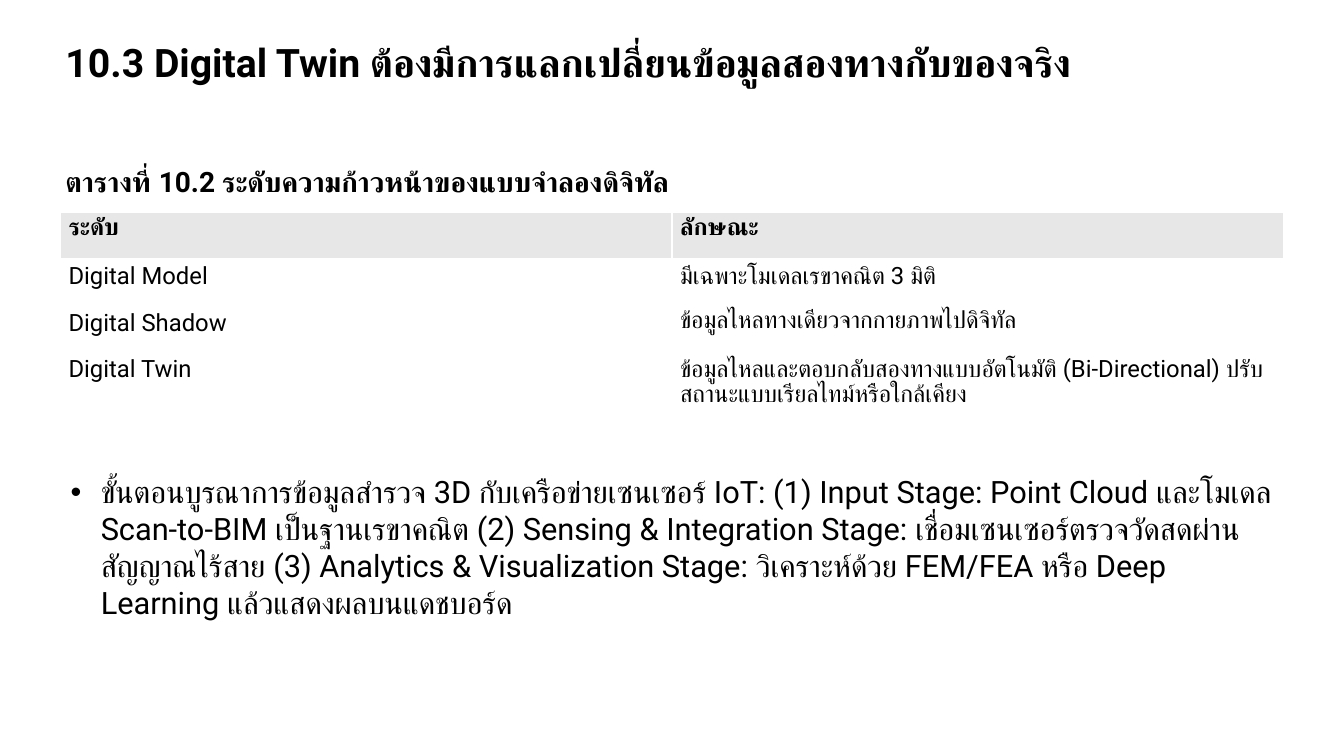
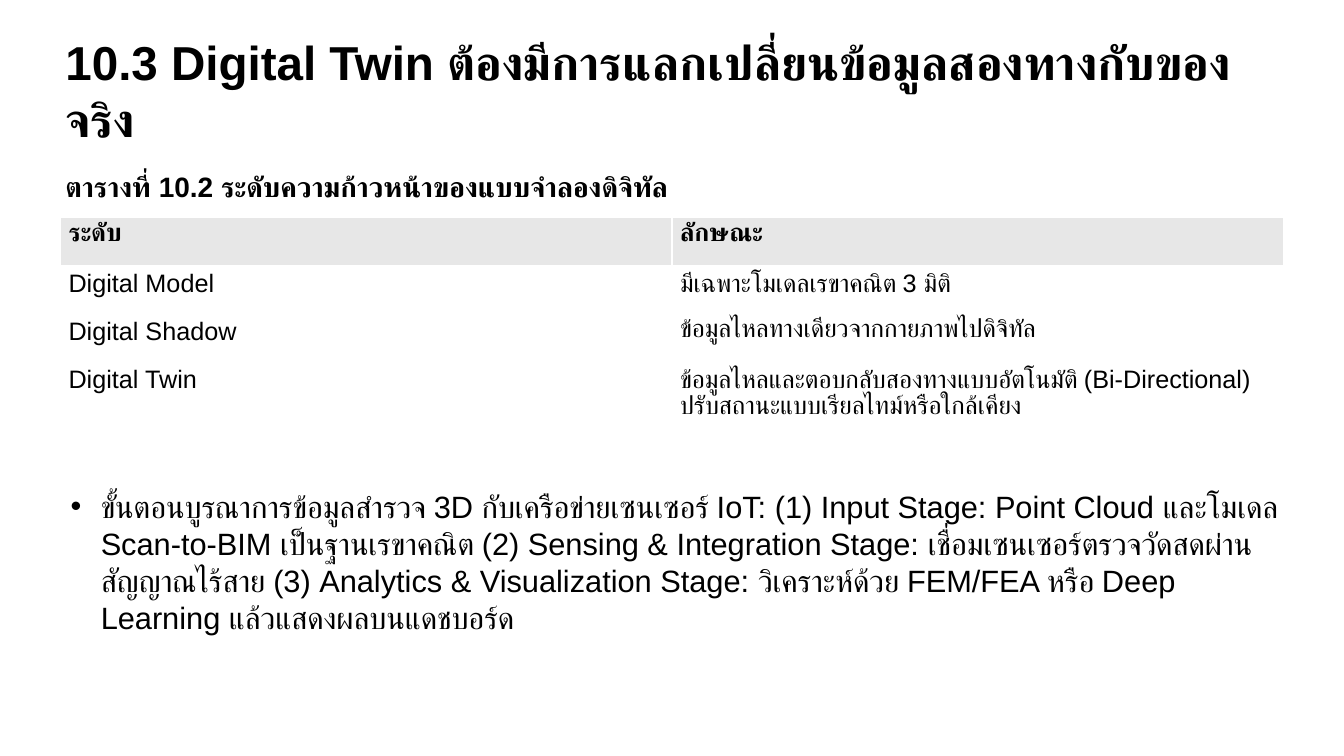
Before and after one commit to soravisAmn/Presentation, a slide deck: slide 49 of Surveying Technologies/draft#1/draft1.pptx. Drawn at 1344x756 pixels with LibreOffice and Linux fonts; fonts in the diff are those of the drawing. Boxes give left, top, right and bottom in pixels: in the first picture for what was removed or moved away, otherwise in the second. Text is boxed around its words. In the diff, an @@ line names an element or a change of style, - is before the commit and + after.

```diff
--- a/Surveying Technologies/draft#1/draft1.pptx
+++ b/Surveying Technologies/draft#1/draft1.pptx
@@ text "10.3 Digital Twin ต้องมีการแลกเปลี่ยนข้อมูลสองทางกับของจริง" at (65, 43, 1120, 138): size 28 to 34 pt, font Roboto to Arial @@
@@ text "ตารางที่ 10.2 ระดับความก้าวหน้าของแบบจำลองดิจิทัล" at (65, 175, 668, 198): font Roboto to Arial @@
@@ table at (60, 218, 1285, 445) @@
@@ size 17 to 18 pt, font Roboto to Arial @@
@@ table: place and size @@
-table at (60, 213, 1285, 430)
+table at (60, 218, 1285, 445)
@@ text "ขั้นตอนบูรณาการข้อมูลสำรวจ 3D กับเครือข่ายเซนเซอร์ IoT: (1) ..." at (101, 494, 1278, 634): font Roboto to Arial @@
@@ text "ขั้นตอนบูรณาการข้อมูลสำรวจ 3D กับเครือข่ายเซนเซอร์ IoT: (1) ...": place and size @@
-text "ขั้นตอนบูรณาการข้อมูลสำรวจ 3D กับเครือข่ายเซนเซอร์ IoT: (1) ..." at (101, 478, 1271, 621)
+text "ขั้นตอนบูรณาการข้อมูลสำรวจ 3D กับเครือข่ายเซนเซอร์ IoT: (1) ..." at (101, 494, 1278, 634)
```
Also in this commit, not shown: 62 other slides changed, 35 other files.
